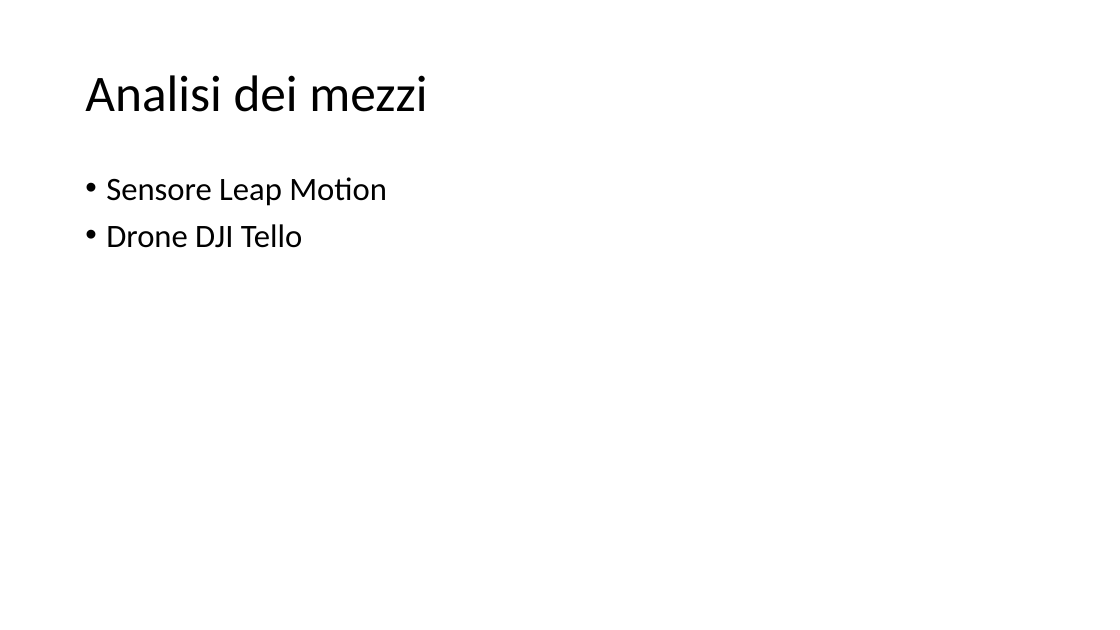
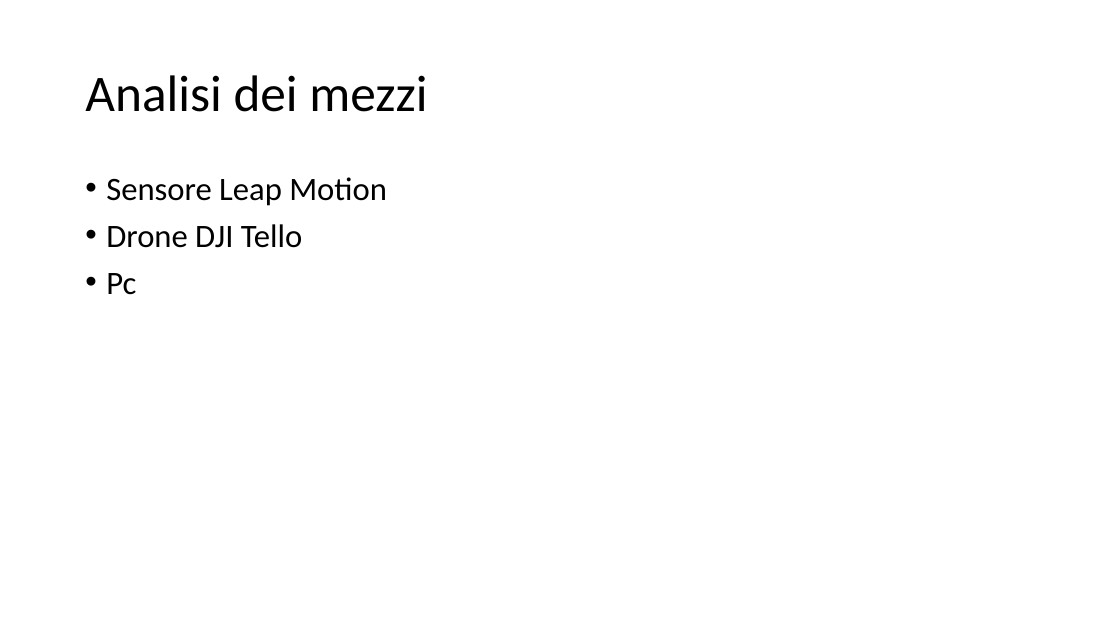
Before and after one commit to LuMug/DroneControlSystem, a slide deck: slide 5 of docs/Presentazione.pptx. Drawn at 1120x630 pixels with LibreOffice and Linux fonts; fonts in the diff are those of the drawing. Boxes give left, top, right and bottom in pixels: in the first picture for what was removed or moved away, otherwise in the second. Text is boxed around its words. In the diff, an @@ line names an element or a change of style, - is before the commit and + after.

```diff
--- a/docs/Presentazione.pptx
+++ b/docs/Presentazione.pptx
@@ text at box(106, 273, 136, 295): paragraph added @@
+• Pc
```
Also in this commit, not shown: 1 other slide changed.
